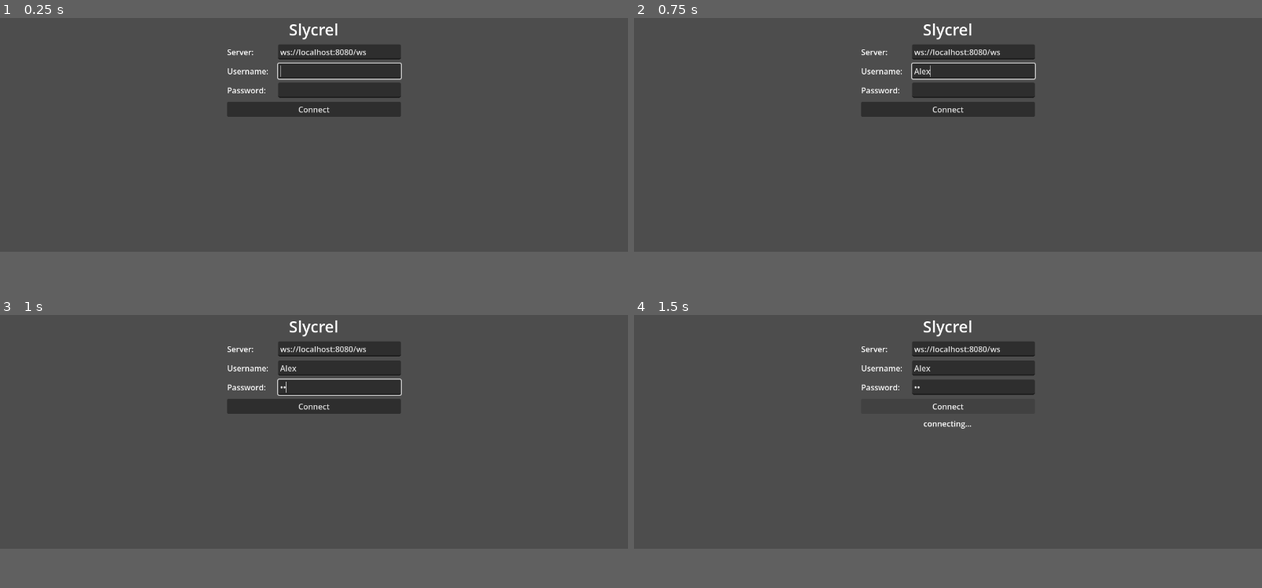
Above: before the commit, frames 1-4 (two rows, left to right).
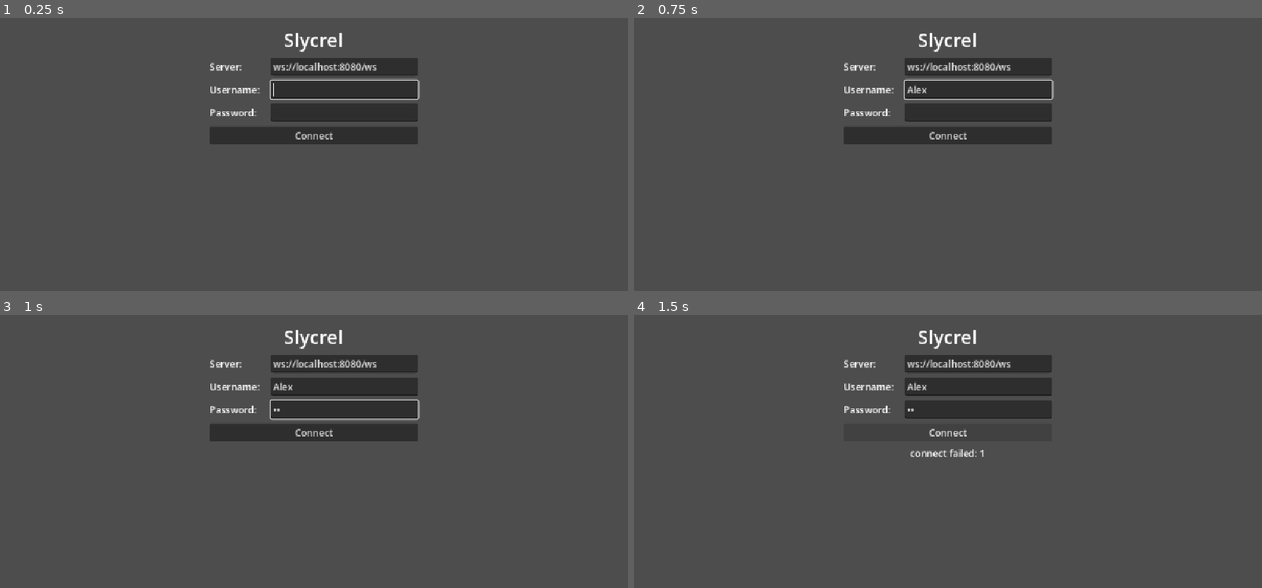
Above: after the commit, the same moments.

Repository: slycrel/slycrel-go
Game: Godot game, scene res://main.tscn
Same seed, same stepped clock (60 frames per second), same inputs: the game is played once before the commit and once after it.
Inputs (mouse positions are in pixels of both pictures, inside the frame that each line leads up to):
- Up to frame 1 (0.25 s): no input
- Up to frame 2 (0.75 s): click (973, 69) at 0.52 s; type "Alex" at 0.6 s
- Up to frame 3 (1 s): click (339, 385) at 0.75 s; type "12" at 0.83 s
- Up to frame 4 (1.5 s): click "Connect" at 1.25 s
In our replay, the window is 800x450 before the commit and 800x500 after it. These sizes can differ from the game's own. Grey fills any space a smaller window leaves; there, only what the larger window draws over its background counts as a difference.

The runs differ from the first frame. In frame 1, 6.4% of the frame differs, in the area x 33-67%, y 2-47%; in frame 2, 6.5%; in frame 3, 6.4%; in frame 4, 4.0%.

Commit message:
godot-client: scale UI 1.5x and size the scene panel for the tilemap
User feedback: UI was too small at default sizes. Applied:

- window/stretch/scale=1.5 (canvas_items mode) — proportionally scales all
  Control nodes and fonts 1.5x.
- Default window 1280x720 → 1600x1000.
- HSplit offset -200 so the scene panel gets more room than the terminal
  (tilemap is the wider element).
- Cell size 16x22 → 14x20 to keep the logical tilemap width manageable
  (48*14 = 672 logical px); 1.5x stretch makes it ~1008 px on screen.

Co-Authored-By: Claude Opus 4.7 (1M context) <noreply@anthropic.com>

Diff:
--- a/clients/godot/main.tscn
+++ b/clients/godot/main.tscn
@@ -89,7 +89,7 @@
 [node name="MainSplit" type="HSplitContainer" parent="GamePanel"]
 layout_mode = 2
 size_flags_vertical = 3
-split_offset = 640
+split_offset = -200
 
 [node name="TerminalPanel" type="PanelContainer" parent="GamePanel/MainSplit"]
 layout_mode = 2
--- a/clients/godot/project.godot
+++ b/clients/godot/project.godot
@@ -11,9 +11,11 @@
 
 [display]
 
-window/size/viewport_width=1280
-window/size/viewport_height=720
+window/size/viewport_width=1600
+window/size/viewport_height=1000
 window/size/resizable=true
+window/stretch/mode="canvas_items"
+window/stretch/scale=1.5
 
 [rendering]
 
--- a/clients/godot/scene_view.gd
+++ b/clients/godot/scene_view.gd
@@ -6,14 +6,16 @@
 var current_scene: Dictionary = {}
 
 # Cell size. Tweak together with viewport size in project.godot.
-const CELL_W := 16.0
-const CELL_H := 22.0
+# Logical pixels — the window applies a 1.5x canvas_items stretch on top of
+# these values, so the visual cell appears ~21x30 px on screen.
+const CELL_W := 14.0
+const CELL_H := 20.0
 # HUD renders below the grid (the scene panel is tall-and-narrow, so "below"
 # fits better than "beside"). HUD_TOP_PAD separates grid from HUD.
-const HUD_TOP_PAD := 18.0
-const HUD_COL_W := 220.0        # column width when laying out HUD fields side-by-side
-const FONT_PX := 16
-const HUD_FONT_PX := 14
+const HUD_TOP_PAD := 20.0
+const HUD_COL_W := 200.0        # column width when laying out HUD fields side-by-side
+const FONT_PX := 14
+const HUD_FONT_PX := 13
 const HUD_LINE_H := 18.0
 
 # Terrain palette — mirrors mechanics.GetTerrainDisplay but in RGB so we can
